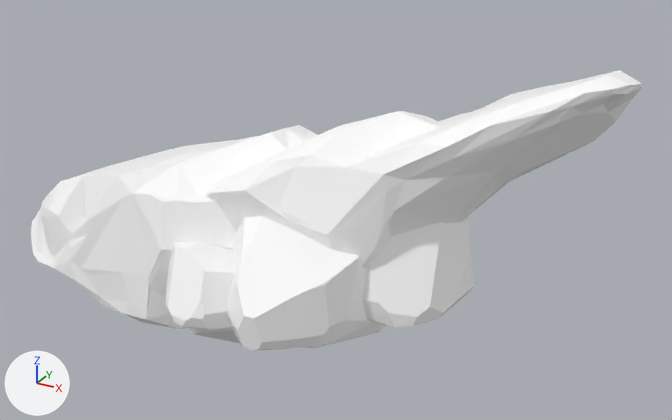
Two versions of the glTF model assets/synty/tropical/models/SM_Env_Rock_Ramp_02.glb, one commit apart.
One viewpoint serves both versions: a camera (50 mm lens) standing at (14.4, -22.5, 12.6) and looking at (1.7, 0.7, 1.0). Every picture has the same lights, and +X, +Y and +Z are marked at lower left.

In view in the first picture: 'SM_Env_Rock_Ramp_02'.
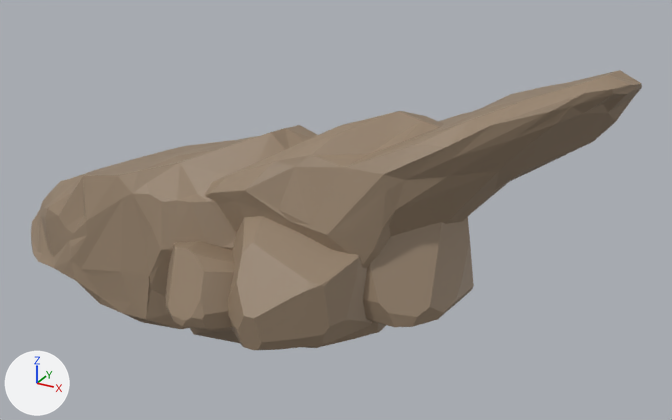
Edits to the bpy script that builds the scene:
```text
Add img_polygonnaturebiomes_tropical_texture_01:
    img_polygonnaturebiomes_tropical_texture_01 = load_image('PolygonNatureBiomes_Tropical_Texture_01', '_unpacked/PolygonNatureBiomes_Tropical_Texture_01', 4096, 4096, 'sRGB')
Change mat_nature35:
    remove mat_nature35.base_color = (1.0, 1.0, 1.0)  # white #ffffff
    add mat_nature35.texture = img_polygonnaturebiomes_tropical_texture_01
```

What differs and where, as boxes [x1, y1, x2, y2] in the pictures (672 x 420 px):
'SM_Env_Rock_Ramp_02', surface changed (white to brown)
    both: [31, 70, 642, 350]
